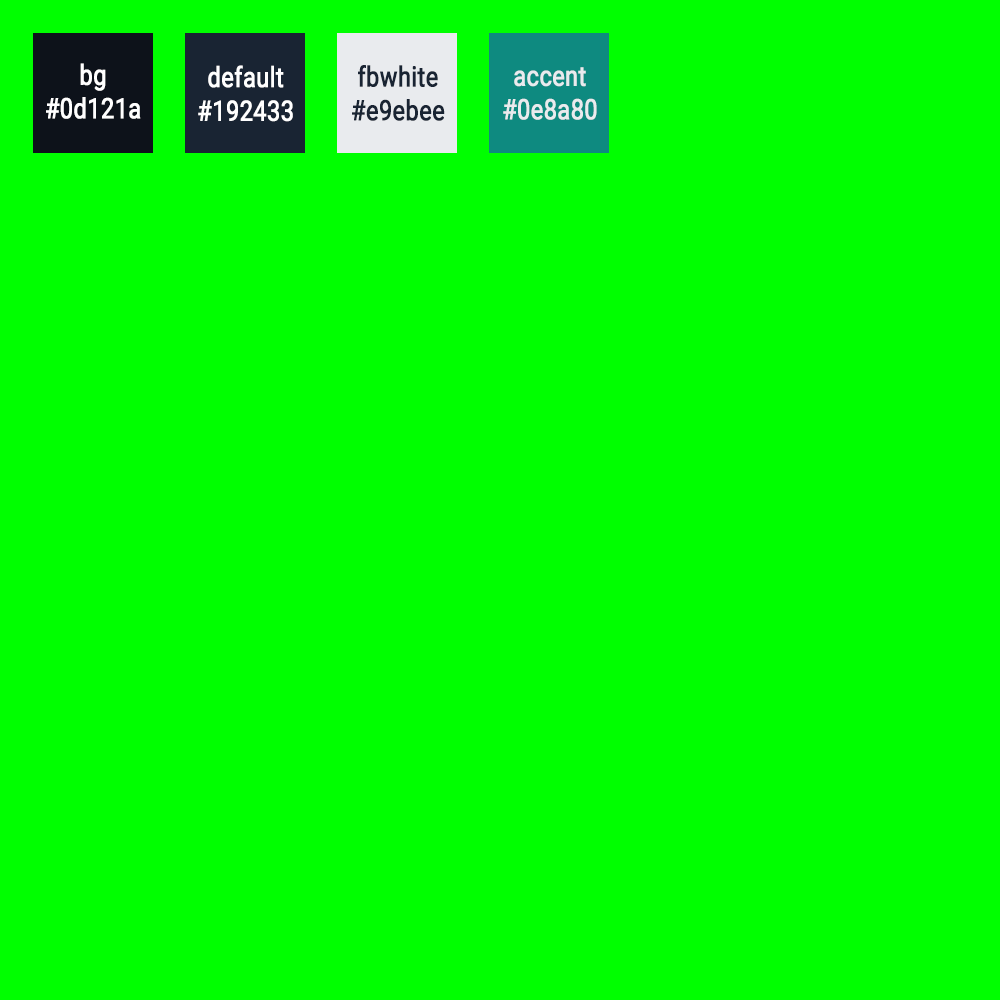
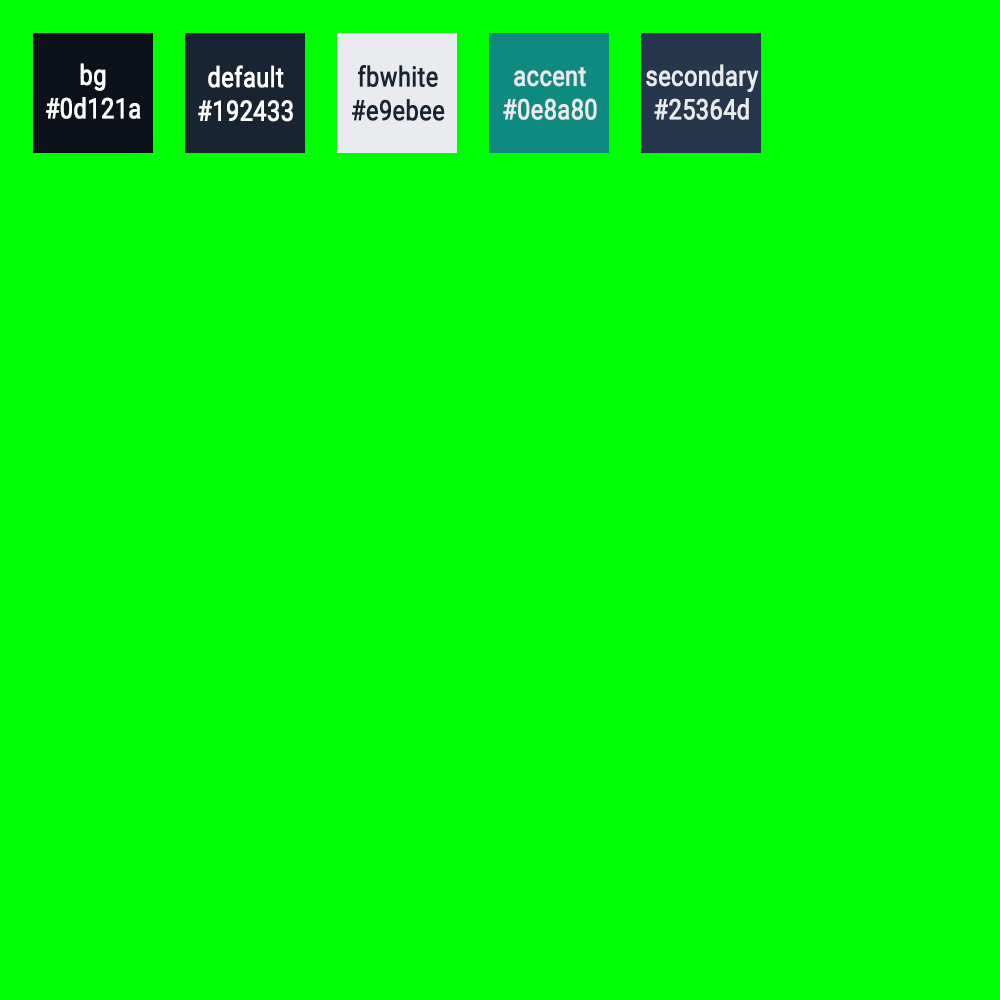
Layer changes from the first 1000 x 1000 image to the second:
added layer "secondary #25364d" above "ternary" over [646, 64, 759, 120]
added layer "ternary" above "accent #0e8a80" over [641, 33, 761, 153]
